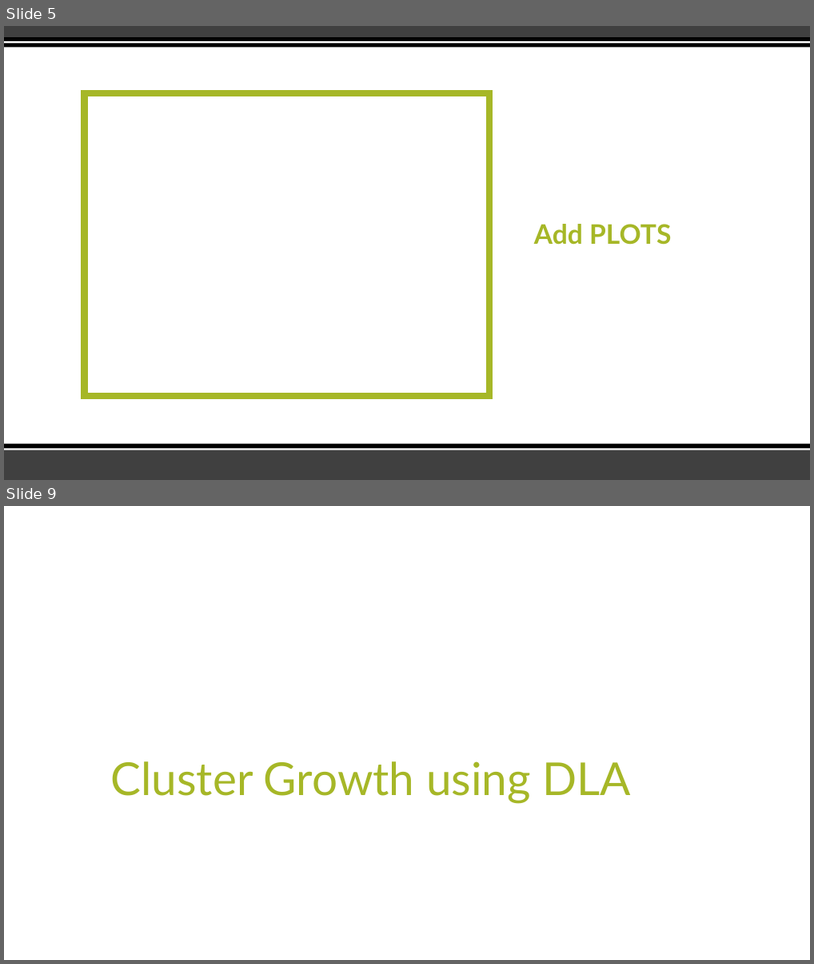
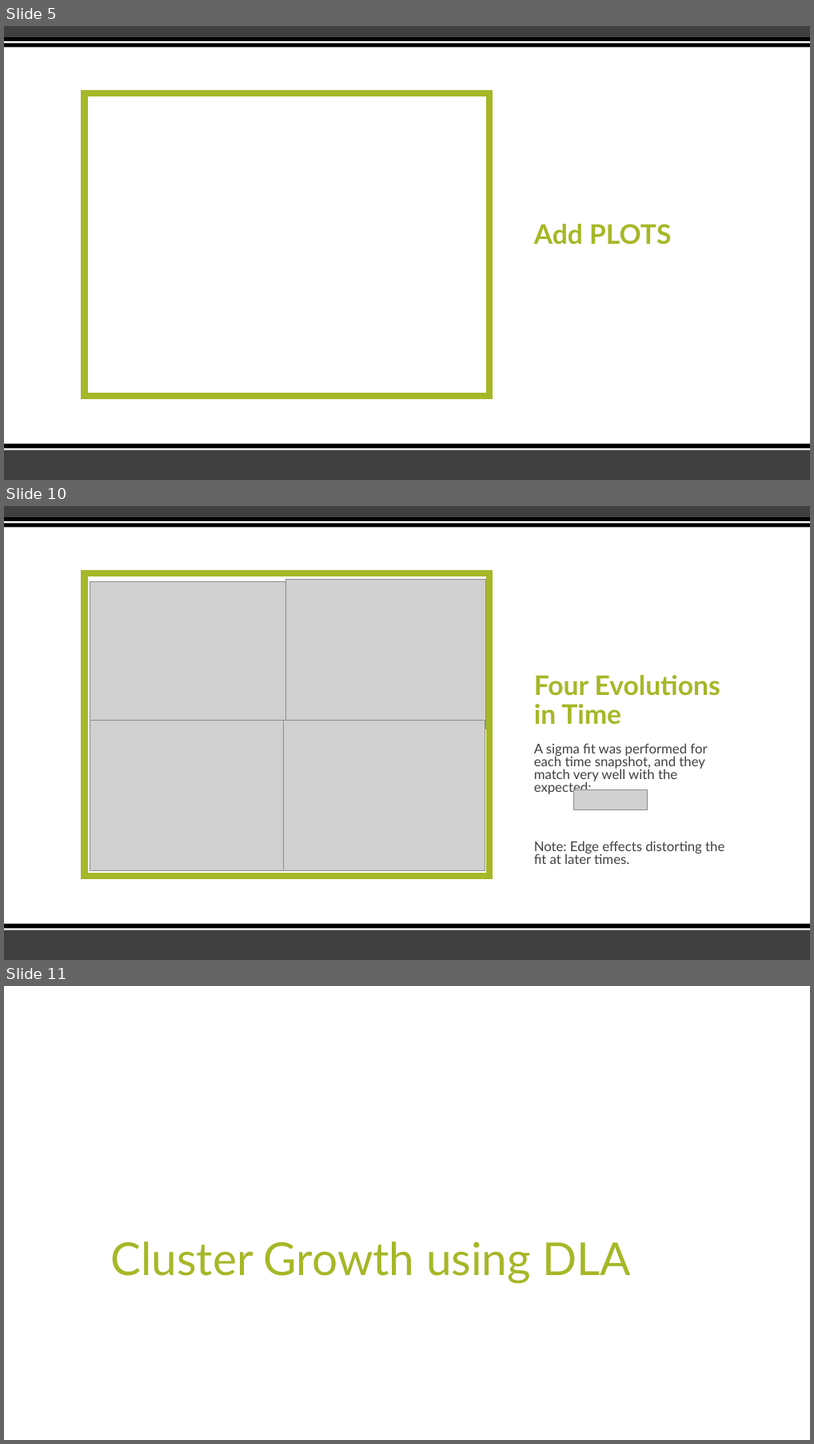
Before and after one commit to tahoeschrader/PHYS566_group4_project-1a_walk-diffusion-cluster, a slide deck: Presentation.pptx. Shown one above the other, each under a label of ours: slides 5 and 9 before the commit, slides 5, 10 and 11 after it; the slides between them are not shown. The pictures are 814x964 and 814x1444 pixels, drawn with LibreOffice and Linux fonts; fonts in the diff are those of the drawing; grey boxes stand for pictures. Boxes give left, top, right and bottom in pixels: in the first picture for what was removed or moved away, otherwise in the second. Text is boxed around its words. In the diff, an @@ line names an element or a change of style, - is before the commit and + after.

```diff
--- a/Presentation.pptx
+++ b/Presentation.pptx
@@ slide 10 added at box(4, 506, 810, 960), background #FFFFFF; not listed: 7 template elements that a slide beside it also shows @@
@@ picture added at box(90, 582, 286, 729) @@
@@ picture added at box(286, 579, 486, 729) @@
@@ title added at box(534, 675, 721, 724), 32 pt, text #A6B727, bold @@
+Four Evolutions in Time
@@ picture added at box(90, 720, 290, 871) @@
@@ picture added at box(283, 720, 485, 871) @@
@@ text added at box(534, 743, 725, 864), 16 pt, text #404040 @@
+A sigma fit was performed for each time snapshot, and they match very well with the expected:
+Note: Edge effects distorting the fit at later times.
@@ picture added at box(574, 789, 648, 809) @@
@@ what was slide 9 is now slide 11 @@
```
Also in this commit, not shown: 1 slide changed, 3 other slides added, 2 slides removed.
